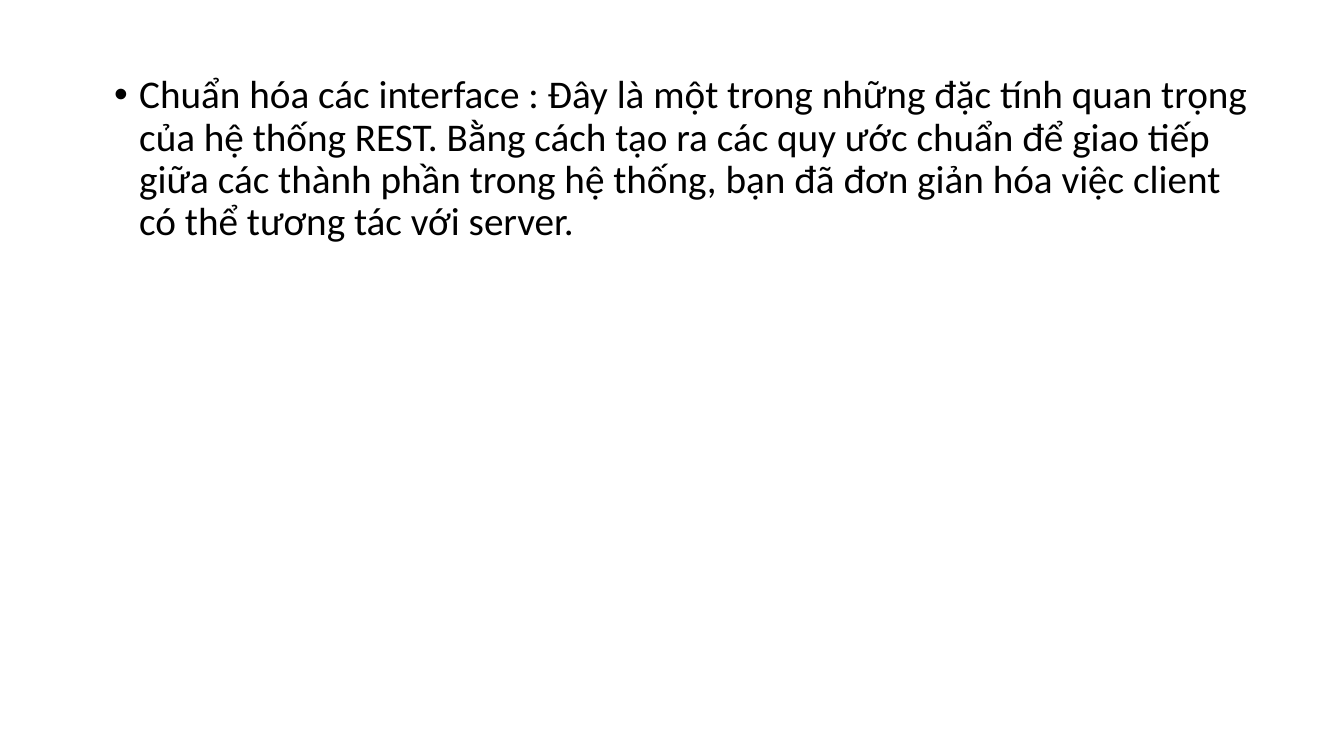
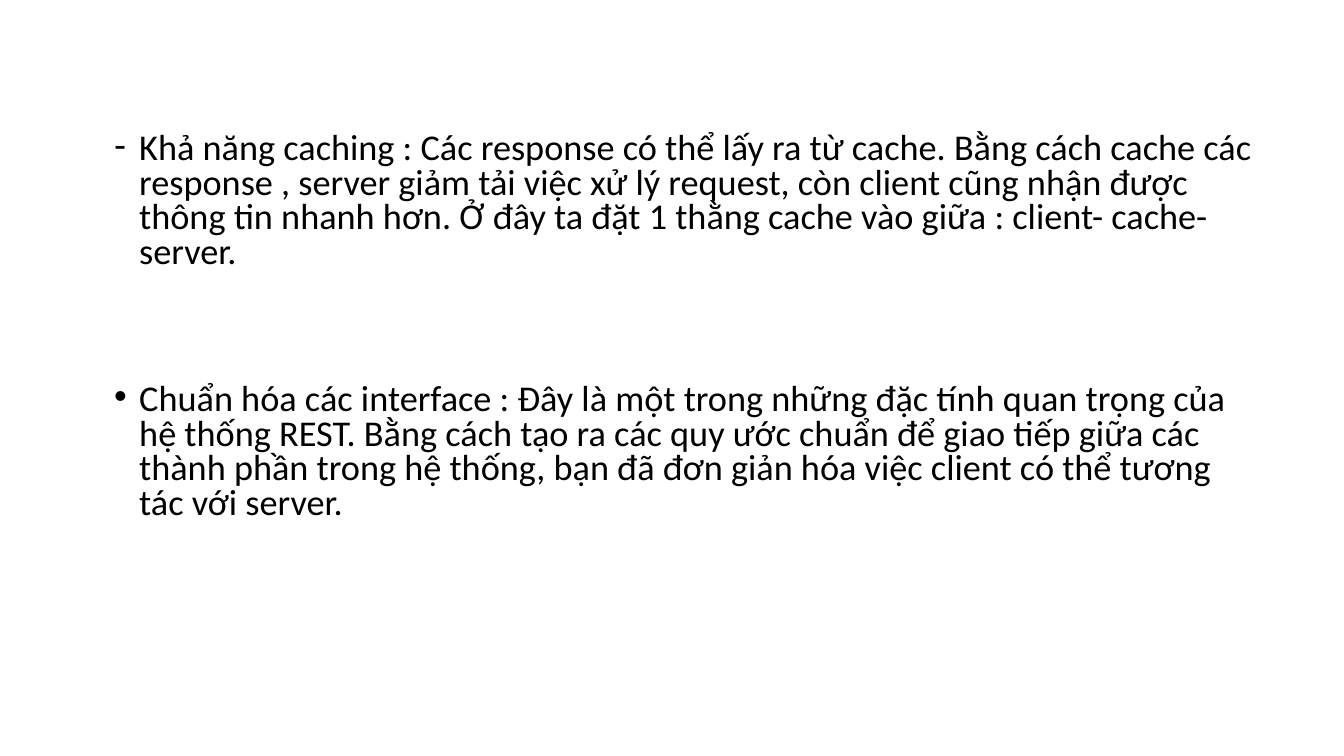
Before and after one commit to hoanghiep8921/t3h_demo, a slide deck: slide 7 of slide-t3h/Webservices.pptx. Drawn at 1344x756 pixels with LibreOffice and Linux fonts; fonts in the diff are those of the drawing. Boxes give left, top, right and bottom in pixels: in the first picture for what was removed or moved away, otherwise in the second. Text is boxed around its words. In the diff, an @@ line names an element or a change of style, - is before the commit and + after.

```diff
--- a/slide-t3h/Webservices.pptx
+++ b/slide-t3h/Webservices.pptx
@@ text at <box>139,131,1251,265</box>: paragraph added @@
+– Khả năng caching : Các response có thể lấy ra từ cache. Bằng cách cache các response , server giảm tải việc xử lý request, còn client cũng nhận được thông tin nhanh hơn. Ở đây ta đặt 1 thằng cache vào giữa : client- cache- server.
@@ text at <box>139,383,1225,516</box>: size 28 to 25.9 pt in "Chuẩn hóa các interface : Đây là ..."; line spacing 0.9 to 0.8 @@
```
Also in this commit, not shown: 2 other slides changed, 12 slides added, 1 slide removed, 2 other files.
